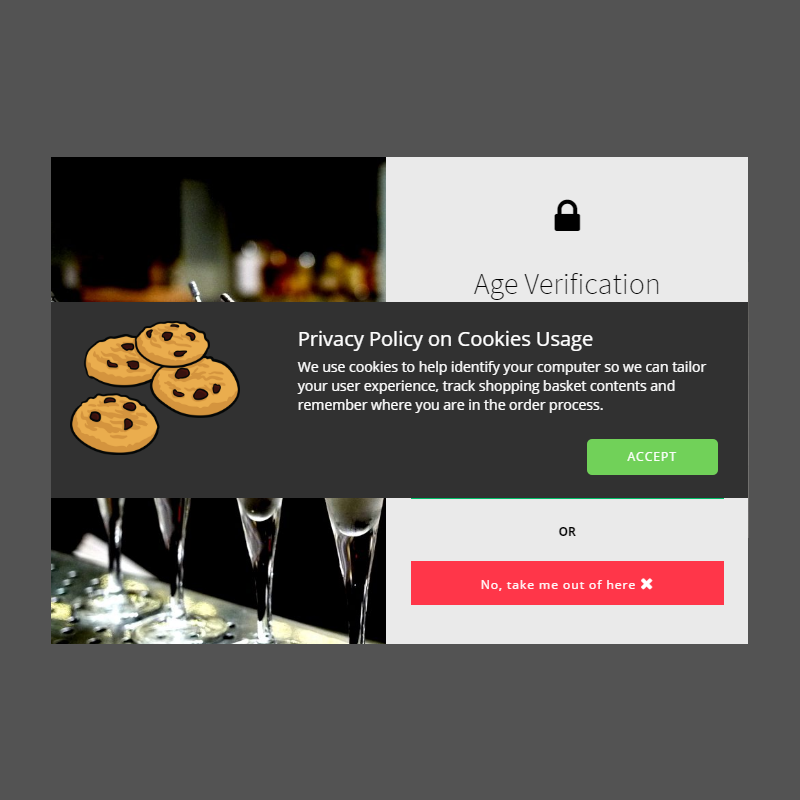
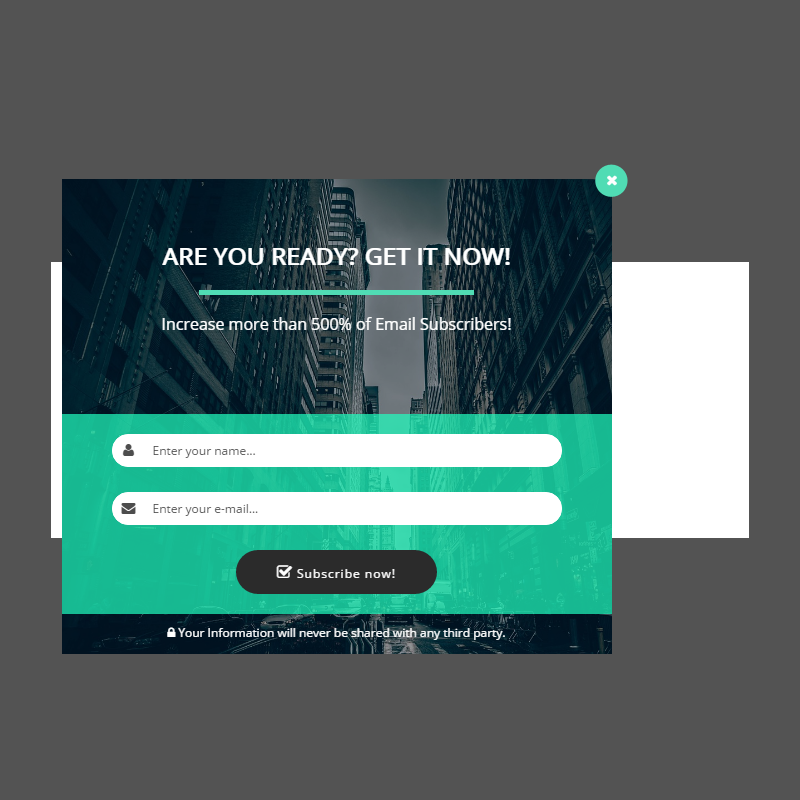
Layers edited between the first and the second 800 x 800 image:
added layer "Layer 9" above "Shape 1" over (603, 172, 621, 188)
added layer "Shape 1" above "Layer 7" over (595, 164, 628, 197)
added layer "Layer 7" above "Layer 6" over (62, 173, 619, 654)
hid "Layer 4" over (51, 302, 748, 498)
hid "Layer 3" over (51, 157, 748, 644)
hid "Layer 1" over (51, 262, 749, 538)
